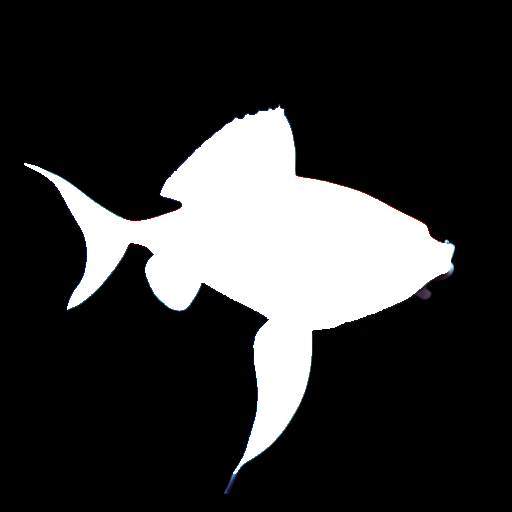
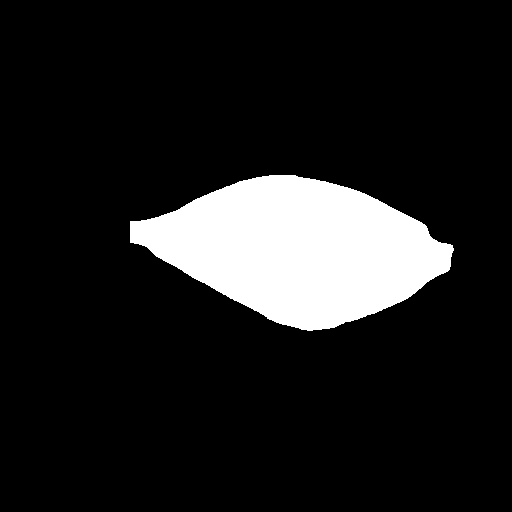
Before/after of a 512px x 512px layered artwork. What changed in the layer stack:
painted on "0_body_mask" (1st of 2, in "black bg") over [24, 102, 458, 496]
painted on "0_caudal_fin_mask" (1st of 2, in "black bg") over [24, 102, 458, 496]
painted on "0_dorsal_fin_mask" (1st of 2, in "black bg") over [24, 102, 458, 496]
painted on "0_anal_fin_mask" (1st of 2, in "black bg") over [24, 102, 458, 496]
painted on "0_pelvic_fin_mask" (1st of 2, in "black bg") over [24, 102, 458, 496]
painted on "0_pectoral_fin_mask" (1st of 2, in "black bg") over [24, 102, 458, 496]
painted on "0_alpha" (1st of 2, in "black bg") over [24, 102, 458, 496]
hid group "群組 1" (7 layers) over [24, 106, 454, 474]
